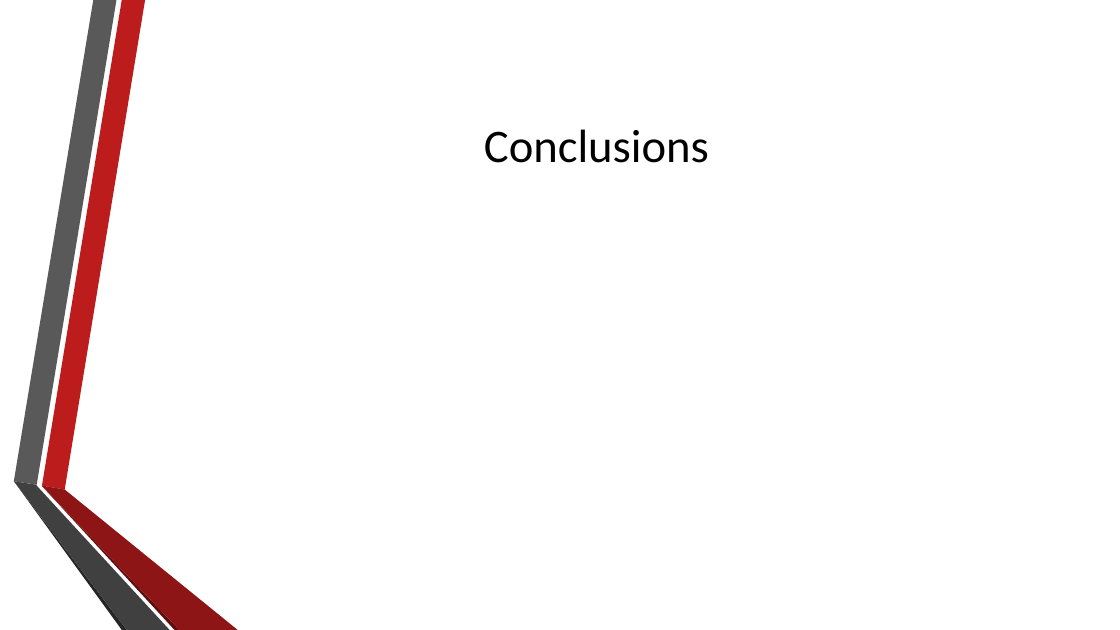
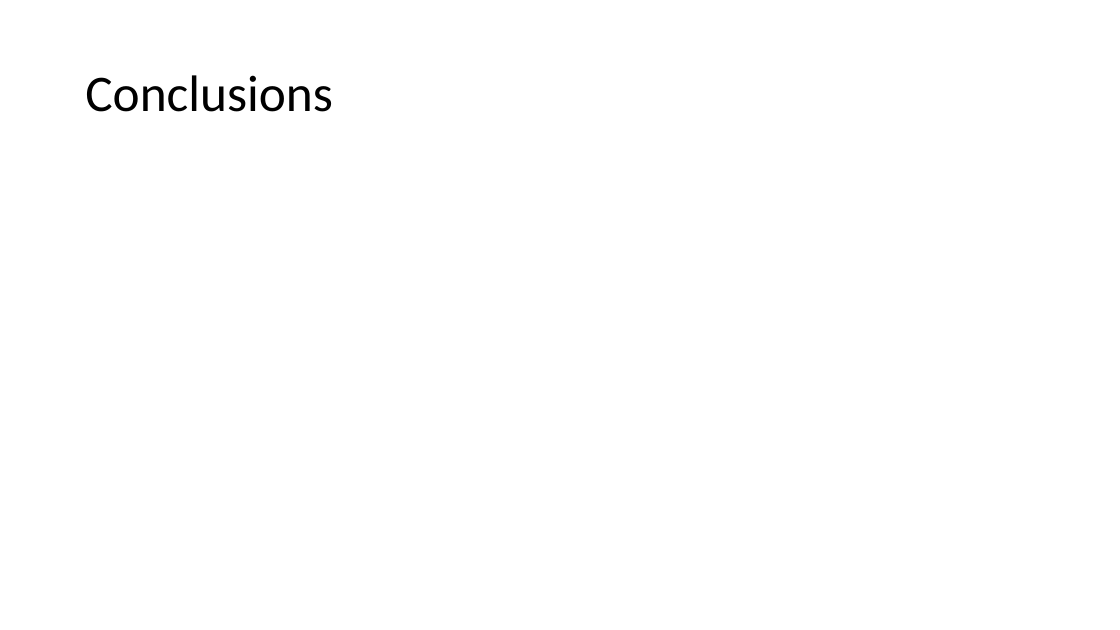
Before and after one commit to josh97ellis/omaha-girls-rock-analysis, a slide deck: slide 13 of deliverables/milestone_2/Final Presentation.pptx (slide 9 before the commit). Drawn at 1120x630 pixels with LibreOffice and Linux fonts; fonts in the diff are those of the drawing; background and template pictures are left out. Boxes give left, top, right and bottom in pixels: in the first picture for what was removed or moved away, otherwise in the second. Text is boxed around its words. In the diff, an @@ line names an element or a change of style, - is before the commit and + after.

```diff
--- a/deliverables/milestone_2/Final Presentation.pptx
+++ b/deliverables/milestone_2/Final Presentation.pptx
@@ title "Conclusions": place and size @@
-title "Conclusions" at [484,129,709,163]
+title "Conclusions" at [85,75,333,112]
@@ title "Conclusions" at [85,75,333,112]: size 40 to 44 pt; alignment centre to left; line spacing 1 to 0.9 @@
@@ group removed at [13,0,238,630]: 6 freeform shapes @@
```
Also in this commit, not shown: 5 other slides changed, 7 slides added, 3 slides removed, 2 other files.
